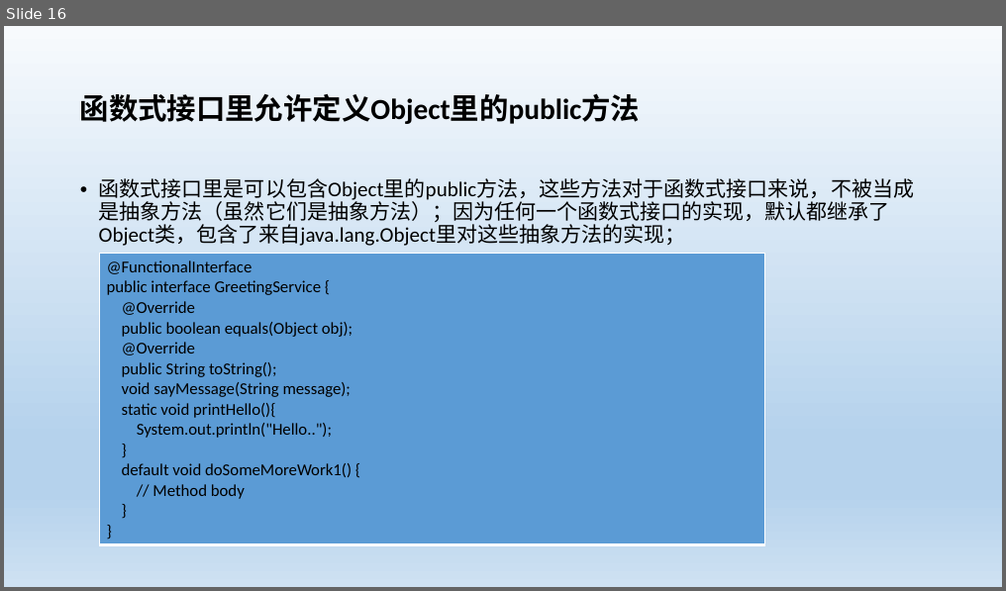
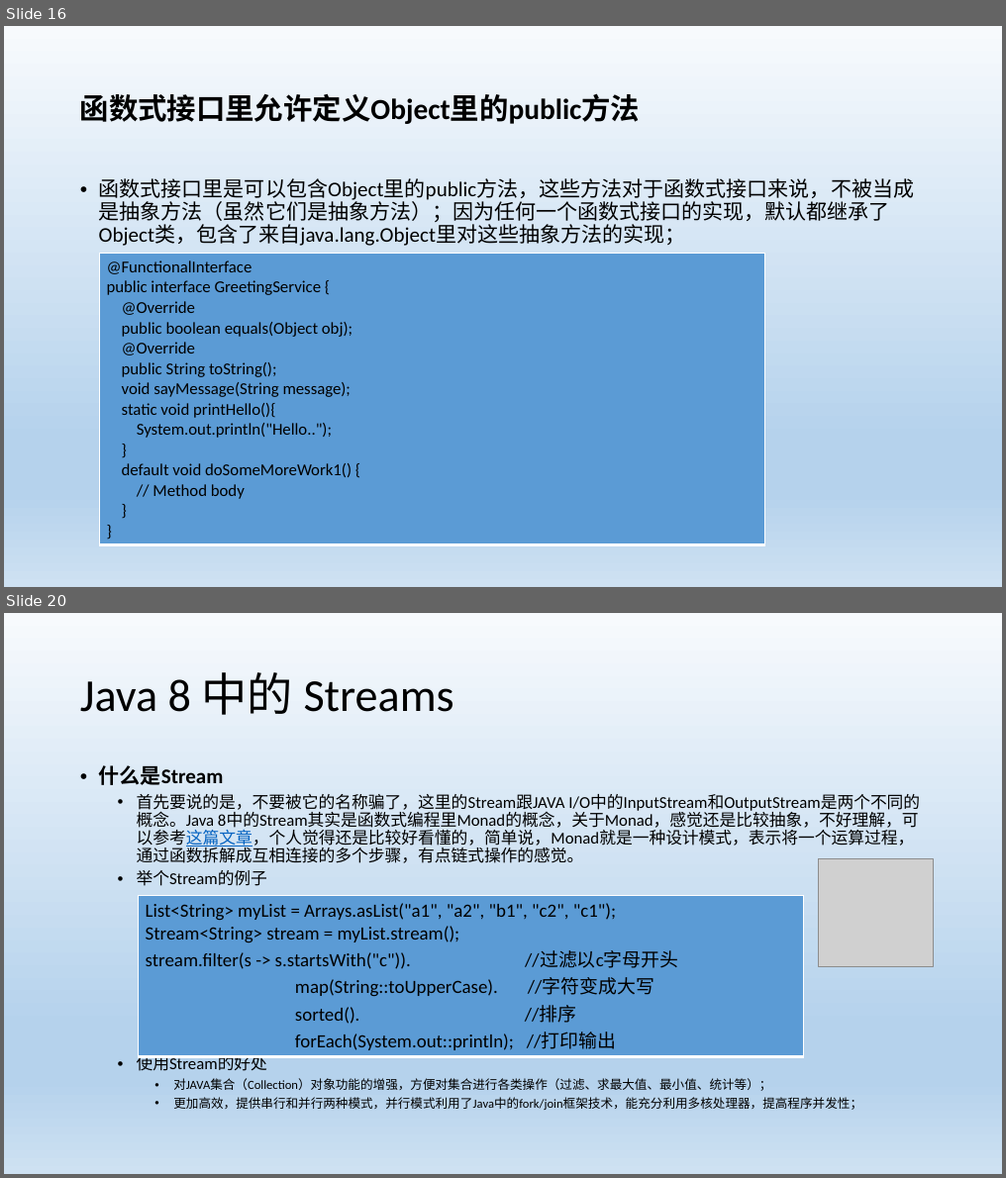
Before and after one commit to blackdancers/Java8Tutorial, a slide deck: src/main/resources/JAVA 8 Lambda表达式.pptx. Shown one above the other, each under a label of ours: slide 16 before the commit, slides 16 and 20 after it; the slides between them are not shown. The pictures are 1006x591 and 1006x1178 pixels, drawn with LibreOffice and Linux fonts; fonts in the diff are those of the drawing; grey boxes stand for pictures. Boxes give left, top, right and bottom in pixels: in the first picture for what was removed or moved away, otherwise in the second. Text is boxed around its words. In the diff, an @@ line names an element or a change of style, - is before the commit and + after.

```diff
--- a/src/main/resources/JAVA 8 Lambda表达式.pptx
+++ b/src/main/resources/JAVA 8 Lambda表达式.pptx
@@ slide 20 added at [4,613,1002,1174], background gradient #F7FAFD to #B5D2EC to #CEE1F2 @@
@@ title added at [80,672,454,715], 44 pt, text #000000 @@
+Java 8 中的 Streams
@@ text added at [99,765,920,1110], 16 pt, text #000000 @@
+• 什么是Stream
+  • 首先要说的是，不要被它的名称骗了，这里的Stream跟JAVA I/O中的InputStream和OutputStream是两个不同的概念。Java 8中的Stream其实是函数式编程里Monad的概念，关于Monad，感觉还是比较抽象，不好理解，可以参考这篇文章，个人觉得还是比较好看懂的，简单说，Monad就是一种设计模式，表示将一个运算过程，通过函数拆解成互相连接的多个步骤，有点链式操作的感觉。
+  • 举个Stream的例子
+  • 使用Stream的好处
+    • 对JAVA集合（Collection）对象功能的增强，方便对集合进行各类操作（过滤、求最大值、最小值、统计等）；
+    • 更加高效，提供串行和并行两种模式，并行模式利用了Java中的fork/join框架技术，能充分利用多核处理器，提高程序并发性；
@@ picture added at [819,859,934,966] @@
@@ table added at [138,896,804,1055], 1 rows, 1 columns @@
+List<String> myList = Arrays.asList("a1", "a2", "b1", "c2", "c1"); / Stream<String> stream = myList.stream(); / stream.filter(s -> s.startsWith("c")). //过滤以c字母开头 / map(String::toUpperCase). //字符变成大写 / sorted(). //排序 / forEach(System.out::println); //打印输出
```
Also in this commit, not shown: 3 slides changed, 5 other slides added.
